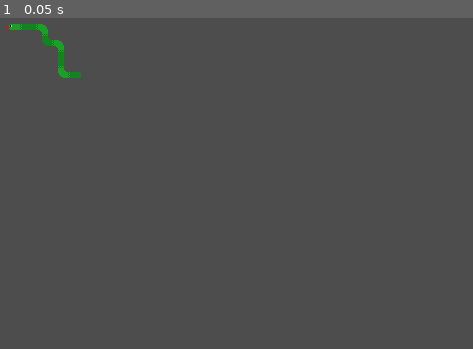
Above: before the commit, frame 1.
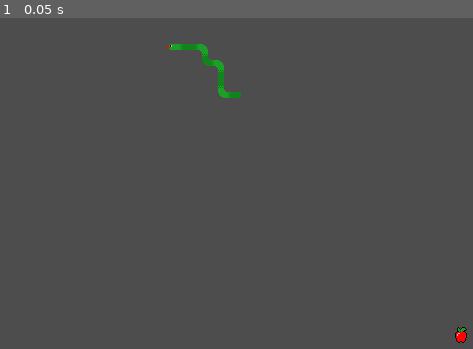
Above: after the commit, the same moment.

Repository: CattacoCattaco/Snake-Reborn
Game: Godot game, scene res://main.tscn
The game is run twice, just before and just after one commit, with the same random seed, the same clock (stepped at 60 frames per second) and the same inputs.
Inputs:
- Up to frame 1 (0.05 s): no input

The runs differ from the first frame. In frame 1, 1.0% of the frame differs, in the area x 1-99%, y 1-99%.

Commit message:
Change Tile Map to Use Set Tile
Now the Tile Map creates all of the tiles at the start and uses a set tile function rather than the previous create tile function to display tiles. Also, added empty and apple tiles

Diff:
--- a/main.tscn
+++ b/main.tscn
@@ -1,14 +1,14 @@
 [gd_scene format=3 uid="uid://d0t42184sogyl"]
 
 [ext_resource type="Script" uid="uid://pswl4m5w42xh" path="res://tile_map/snake_tile_map.gd" id="1_ig7tw"]
+[ext_resource type="Texture2D" uid="uid://2q22luoxt6c" path="res://tile_map/tile/sprites/tiles.png" id="2_1bvp3"]
 [ext_resource type="Texture2D" uid="uid://cxwq4c07qitj1" path="res://tile_map/tile/color_palettes/snake_colors_light.png" id="3_7mycd"]
 [ext_resource type="Texture2D" uid="uid://q5u230761s8o" path="res://tile_map/tile/color_palettes/snake_colors_dark.png" id="4_1bvp3"]
-[ext_resource type="Texture2D" uid="uid://rvjmtmqmintp" path="res://tile_map/tile/sprites/snake.png" id="4_272bh"]
 
 [node name="Main" type="Node2D" unique_id=475188452]
 
 [node name="SnakeTileMap" type="Node2D" parent="." unique_id=451807890]
 script = ExtResource("1_ig7tw")
-sprite_sheet = ExtResource("4_272bh")
+sprite_sheet = ExtResource("2_1bvp3")
 light_palette = ExtResource("3_7mycd")
 dark_palette = ExtResource("4_1bvp3")
--- a/tile_map/snake_tile_map.gd
+++ b/tile_map/snake_tile_map.gd
@@ -5,21 +5,42 @@
 @export var light_palette: Texture2D
 @export var dark_palette: Texture2D
 
+@export var board_size := Vector2i(20, 20)
+
 var snake: Array[Vector2i]
-var tiles: Dictionary[Vector2i, Tile]
+var tiles: Array[Array]
 
 func _ready() -> void:
+	var offset := Vector2i(320, 180) - (board_size * 8)
+	for y in range(board_size.y):
+		tiles.append([])
+		for x in range(board_size.x):
+			var tile := Tile.new()
+			add_child(tile)
+
+			var pos := Vector2i(x, y)
+			tile.position = pos * 16 + offset
+			tiles[y].append(tile)
+
+			tile.tile_sprites = sprite_sheet
+			tile.color_palette = light_palette
+			tile.sprite_coords = Tile.EMPTY
+			tile.flip_h = false
+			tile.flip_v = false
+
 	snake = [Vector2i(1, 1), Vector2i(2, 1), Vector2i(3, 1), Vector2i(3, 2), Vector2i(4, 2),
 			Vector2i(4, 3), Vector2i(4, 4), Vector2i(5, 4)]
 	draw_snake()
 
+	set_tile(Vector2i(19, 19), Tile.APPLE, true, false, false)
+
 
 func draw_snake() -> void:
 	var facing: Vector2i = snake[0] - snake[1]
-	var head_sprite_coords := Vector2i(3, 0 if facing.y == 0 else 1)
+	var head_sprite_coords := Vector2i(Tile.HEAD_COLUMN, Tile.get_hv_row(facing.y == 0))
 	var head_flip_h: bool = facing.x == 1
 	var head_flip_v: bool = facing.y == 1
-	create_tile(snake[0], head_sprite_coords, true, head_flip_h, head_flip_v)
+	set_tile(snake[0], head_sprite_coords, true, head_flip_h, head_flip_v)
 
 	var is_light: bool = false
 	for i in range(1, len(snake) - 1):
@@ -29,40 +50,40 @@
 		var sprite_coords: Vector2i
 
 		if coming_from == -going_to:
-			sprite_coords = Vector2i(2, 0 if coming_from.y == 0 else 1)
+			sprite_coords = Vector2i(Tile.STRAIGHT_COLUMN, Tile.get_hv_row(coming_from.y == 0))
 		else:
 			var h_dir: Vector2i = coming_from if coming_from.y == 0 else going_to
 			var v_dir: Vector2i = coming_from if coming_from.x == 0 else going_to
 
 			match [h_dir.x, v_dir.y]:
 				[1, 1]:
-					sprite_coords = Vector2i(0, 0)
+					sprite_coords = Tile.CORNER_BOTTOM_RIGHT
 				[1, -1]:
-					sprite_coords = Vector2i(0, 1)
+					sprite_coords = Tile.CORNER_TOP_RIGHT
 				[-1, 1]:
-					sprite_coords = Vector2i(1, 0)
+					sprite_coords = Tile.CORNER_BOTTOM_LEFT
 				[-1, -1]:
-					sprite_coords = Vector2i(1, 1)
+					sprite_coords = Tile.CORNER_TOP_LEFT
 
-		create_tile(snake[i], sprite_coords, is_light, false, false)
+		set_tile(snake[i], sprite_coords, is_light, false, false)
 		is_light = !is_light
 
 	var tail_dir: Vector2i = snake[-1] - snake[-2]
-	var tail_sprite_coords := Vector2i(4, 0 if tail_dir.y == 0 else 1)
+	var tail_sprite_coords := Vector2i(Tile.TAIL_COLUMN, Tile.get_hv_row(tail_dir.y == 0))
 	var tail_flip_h: bool = tail_dir.x == 1
 	var tail_flip_v: bool = tail_dir.y == 1
-	create_tile(snake[-1], tail_sprite_coords, is_light, tail_flip_h, tail_flip_v)
+	set_tile(snake[-1], tail_sprite_coords, is_light, tail_flip_h, tail_flip_v)
 
 
-func create_tile(pos: Vector2i, sprite_coords: Vector2i, is_light: bool, flip_h: bool, flip_v: bool
+func set_tile(pos: Vector2i, sprite_coords: Vector2i, is_light: bool, flip_h: bool, flip_v: bool
 		) -> void:
-	var tile := Tile.new()
-	add_child(tile)
+	var tile := get_tile(pos)
 	tile.tile_sprites = sprite_sheet
 	tile.color_palette = light_palette if is_light else dark_palette
 	tile.sprite_coords = sprite_coords
-	tile.position = pos * 16
 	tile.flip_h = flip_h
 	tile.flip_v = flip_v
 
-	tiles[pos] = tile
+
+func get_tile(pos: Vector2i) -> Tile:
+	return tiles[pos.y][pos.x]
--- a/tile_map/tile/tile.gd
+++ b/tile_map/tile/tile.gd
@@ -1,6 +1,21 @@
 @tool
 class_name Tile
 extends Sprite2D
+
+const CORNER_BOTTOM_RIGHT := Vector2i(0, 0)
+const CORNER_TOP_RIGHT := Vector2i(0, 1)
+const CORNER_BOTTOM_LEFT := Vector2i(1, 0)
+const CORNER_TOP_LEFT := Vector2i(1, 1)
+
+const STRAIGHT_COLUMN: int = 2
+const HEAD_COLUMN: int = 3
+const TAIL_COLUMN: int = 4
+const DEAD_COLUMN: int = 5
+const HORZONTAL_ROW: int = 0
+const VERTICAL_ROW: int = 1
+
+const APPLE := Vector2i(6, 0)
+const EMPTY := Vector2i(6, 1)
 
 @export var color_palette: Texture2D:
 	set(value):
@@ -24,6 +39,11 @@
 
 var tile_sprites: Texture2D
 
+# Returns HORZONTAL_ROW if is_horizontal
+# [br]Otherwise, returns VERTICAL_ROW
+static func get_hv_row(is_horizontal: bool) -> int:
+	return HORZONTAL_ROW if is_horizontal else VERTICAL_ROW
+
 
 func _ready() -> void:
 	centered = false
--- a/tile_map/tile/tile.tscn
+++ /dev/null
@@ -1,21 +0,0 @@
-[gd_scene format=3 uid="uid://bs10ahv86vg5"]
-
-[ext_resource type="Shader" uid="uid://i5dexvhnvoaj" path="res://tile_map/tile/tile.gdshader" id="1_f32e7"]
-[ext_resource type="Script" uid="uid://bst03edvkx1rx" path="res://tile_map/tile/tile.gd" id="1_su6p1"]
-[ext_resource type="Texture2D" uid="uid://rvjmtmqmintp" path="res://tile_map/tile/sprites/snake.png" id="2_mc7i4"]
-[ext_resource type="Texture2D" uid="uid://cxwq4c07qitj1" path="res://tile_map/tile/color_palettes/snake_colors_light.png" id="3_f32e7"]
-
-[sub_resource type="ShaderMaterial" id="ShaderMaterial_ecbr6"]
-shader = ExtResource("1_f32e7")
-shader_parameter/palette = ExtResource("3_f32e7")
-
-[sub_resource type="AtlasTexture" id="AtlasTexture_orr6f"]
-atlas = ExtResource("2_mc7i4")
-region = Rect2(0, 0, 16, 16)
-
-[node name="Tile" type="Sprite2D" unique_id=888354226]
-material = SubResource("ShaderMaterial_ecbr6")
-texture = SubResource("AtlasTexture_orr6f")
-centered = false
-script = ExtResource("1_su6p1")
-color_palette = ExtResource("3_f32e7")
Binary file removed: tile_map/tile/sprites/snake.png
Binary file added: tile_map/tile/sprites/tiles.png
Not shown, changed: tile_map/tile/sprites/tiles.png.import
